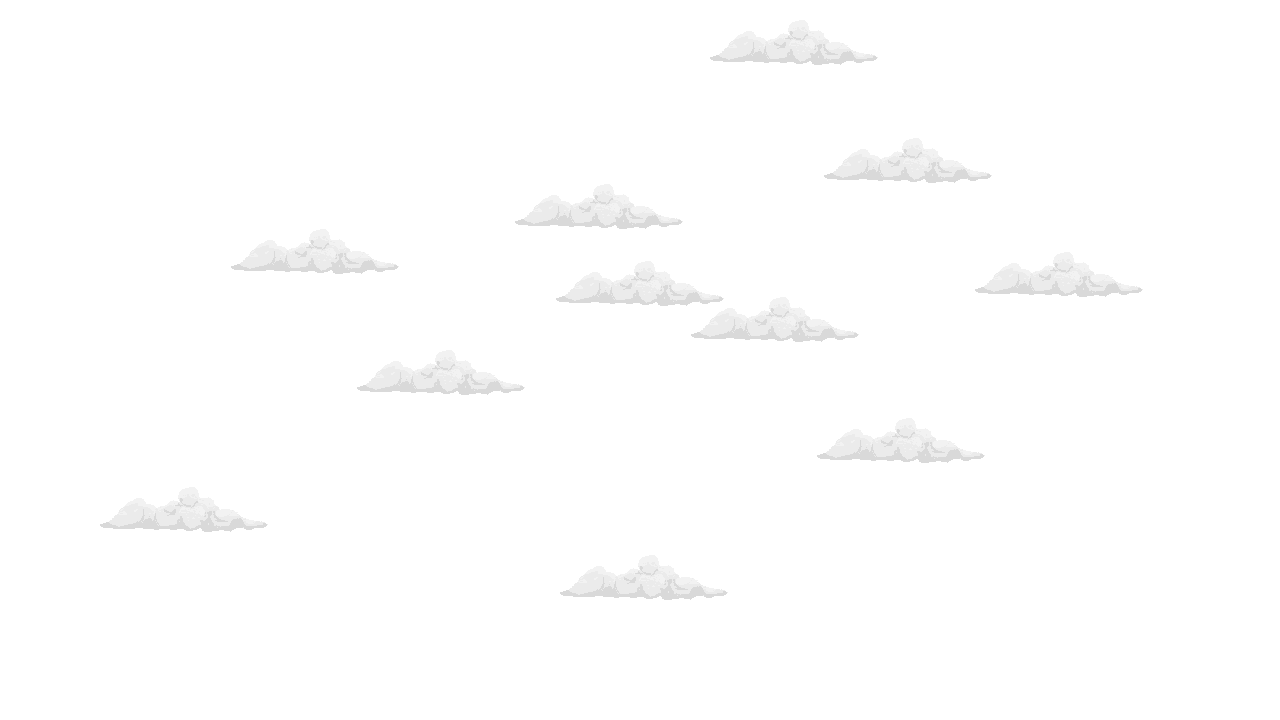
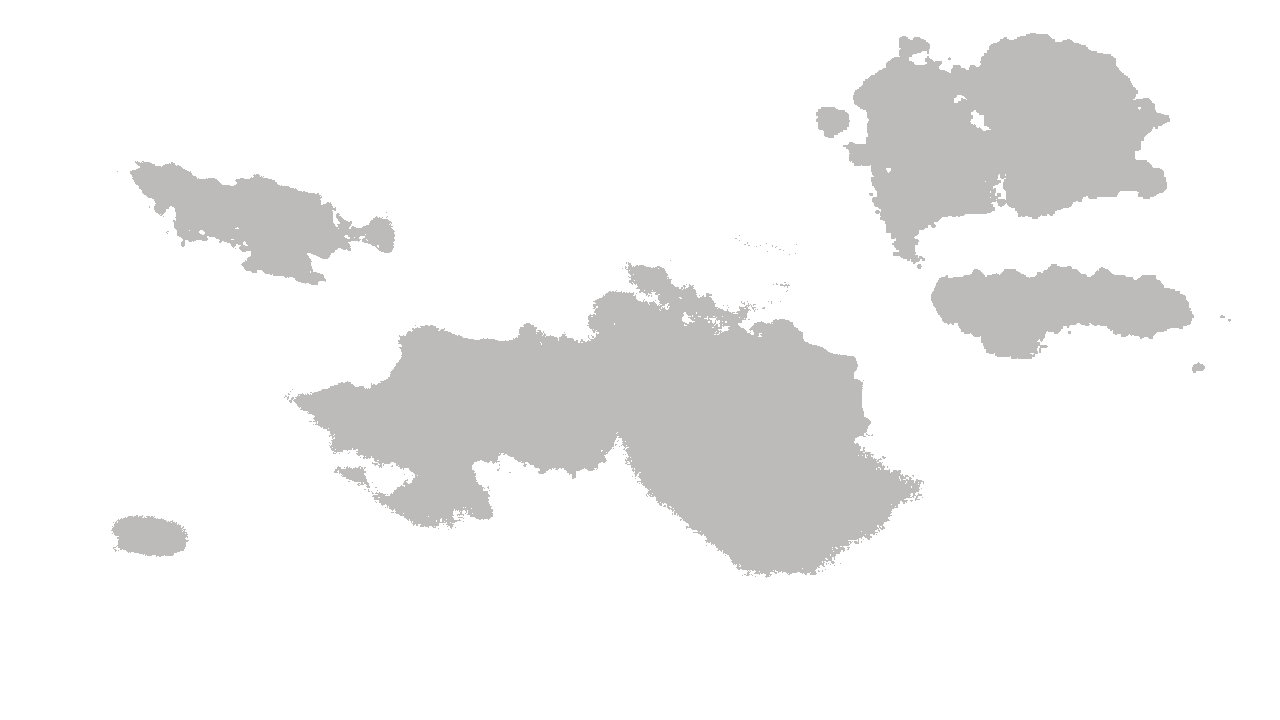
Layer changes from the first 1280 x 720 image to the second:
added layer "Calque 6" above "Calque 5" over left=111, top=33, right=1231, bottom=578
hid group "Group 3" (13 layers) over left=100, top=20, right=1143, bottom=600
